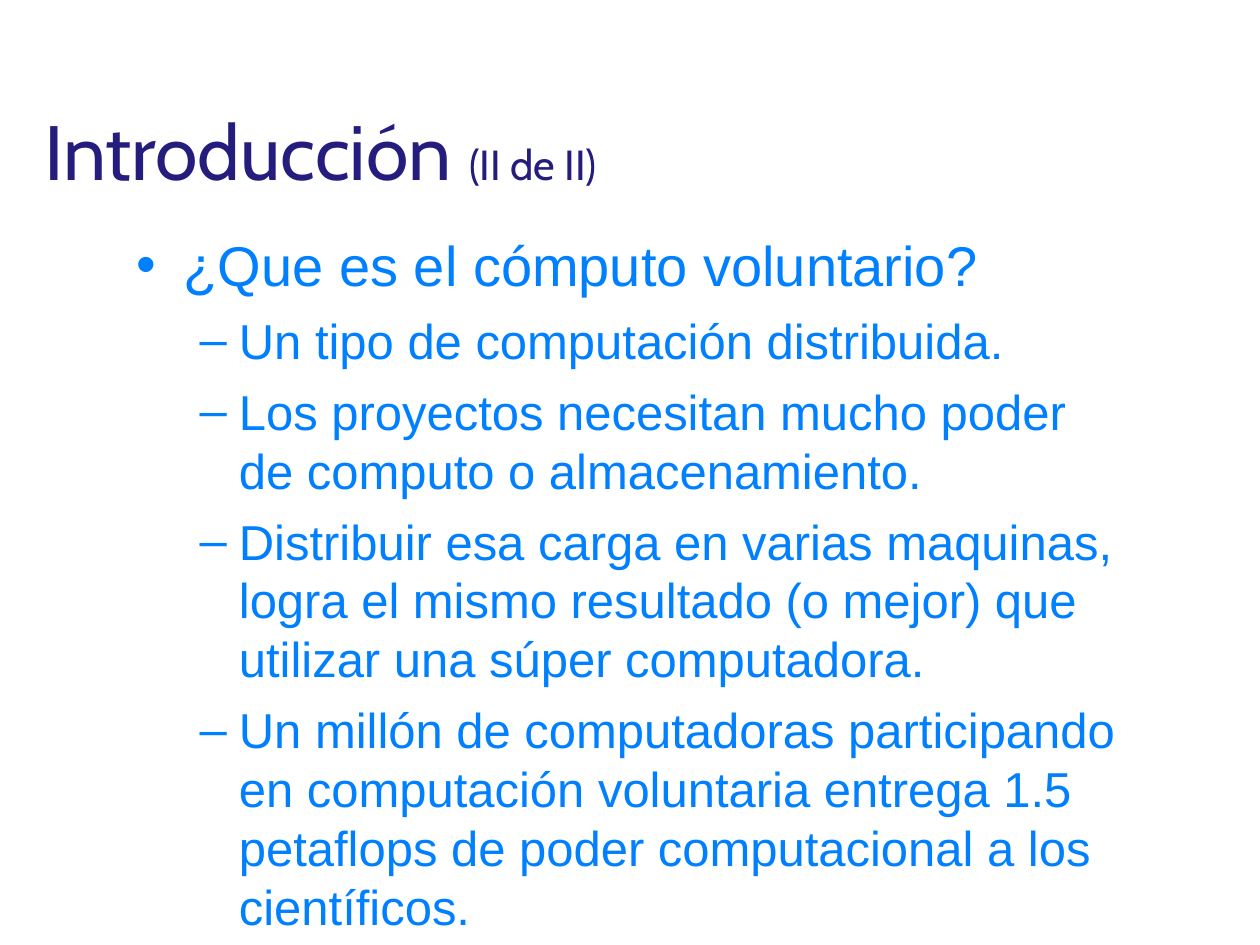
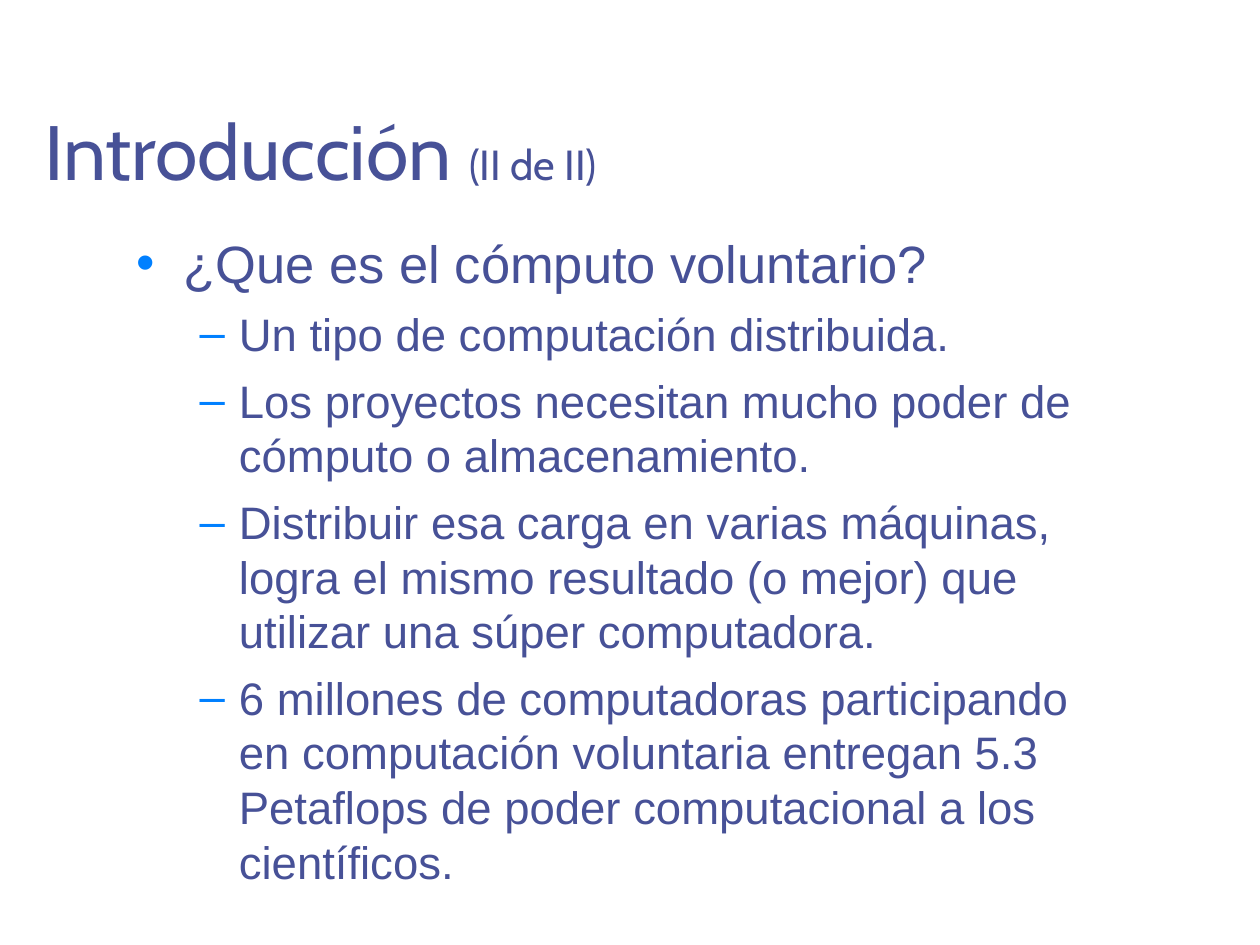
Before and after one commit to DesignJuggler/fasdkfjhasdlkjfhasldkjhfalsjdfasdf, a slide deck: slide 5 of TFI_Jorge_Sanchez_Presentacion.pptx (slide 6 before the commit). Drawn at 1260x945 pixels with LibreOffice and Linux fonts; fonts in the diff are those of the drawing; background and template pictures are left out. Boxes give left, top, right and bottom in pixels: in the first picture for what was removed or moved away, otherwise in the second. Text is boxed around its words. In the diff, an @@ line names an element or a change of style, - is before the commit and + after.

```diff
--- a/TFI_Jorge_Sanchez_Presentacion.pptx
+++ b/TFI_Jorge_Sanchez_Presentacion.pptx
@@ title "Introducción (II de II)" at (x1=44, y1=122, x2=597, y2=186): text colour #241D7D to #475197 @@
@@ text at (x1=184, y1=244, x2=949, y2=360): size 32 to 30 pt in "¿Que es el cómputo voluntario?"; text colour #0080FF to #475197 in "¿Que es el cómputo voluntario?", "Un tipo de computación distribuida."; size 28 to 26 pt in "Un tipo de computación distribuida." @@
@@ text at (x1=239, y1=385, x2=1071, y2=880): text changed; size 28 to 26 pt; text colour #0080FF to #475197 @@
-  – Los proyectos necesitan mucho poder de computo o almacenamiento.
-  – Distribuir esa carga en varias maquinas, logra el mismo resultado (o mejor) que utilizar una súper computadora.
-  – Un millón de computadoras participando en computación voluntaria entrega 1.5 petaflops de poder computacional a los científicos.
+  – Los proyectos necesitan mucho poder de cómputo o almacenamiento.
+  – Distribuir esa carga en varias máquinas, logra el mismo resultado (o mejor) que utilizar una súper computadora.
+  – 6 millones de computadoras participando en computación voluntaria entregan 5.3 Petaflops de poder computacional a los científicos.
```
Also in this commit, not shown: 20 other slides changed, 4 slides added, 10 slides removed.
